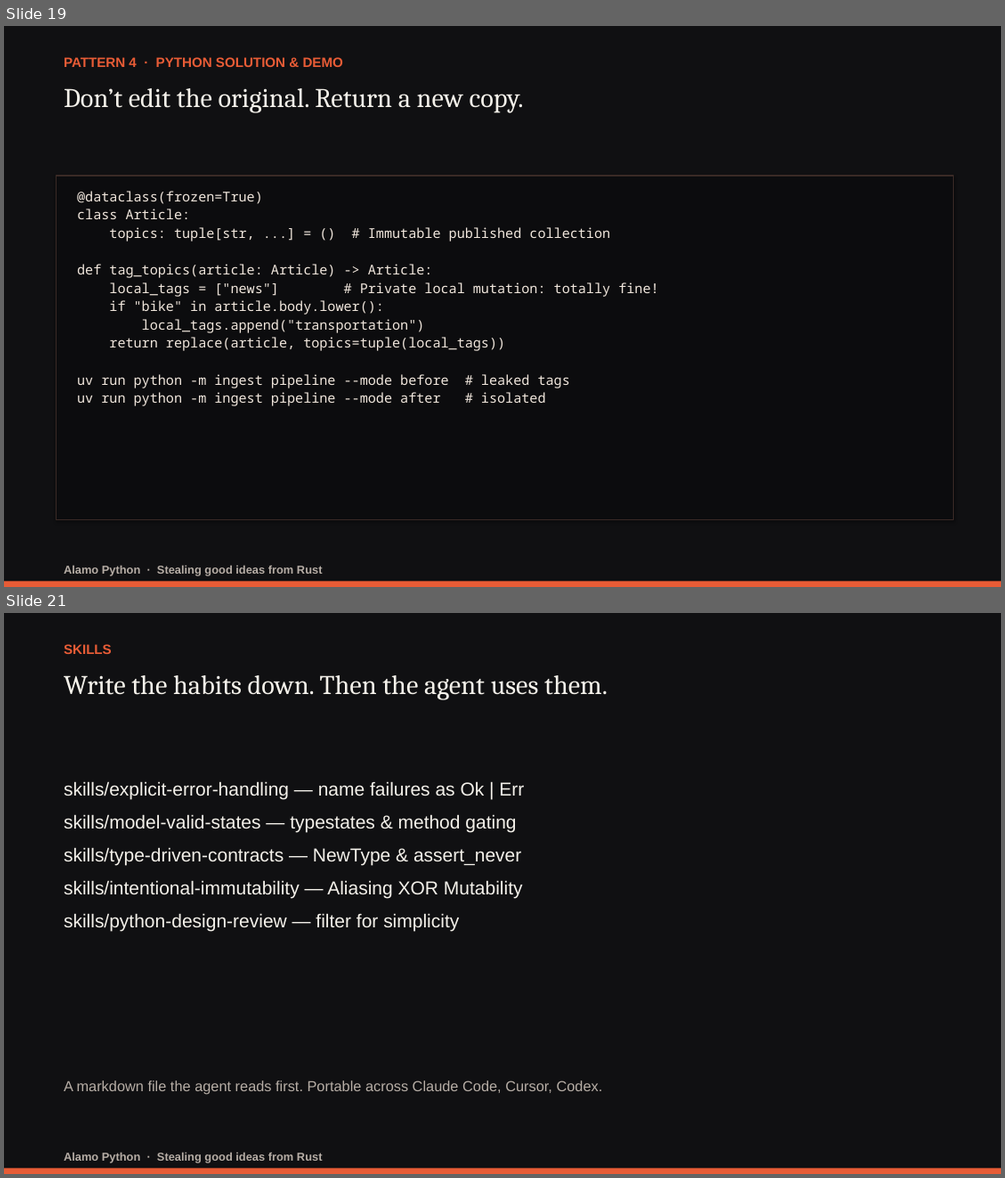
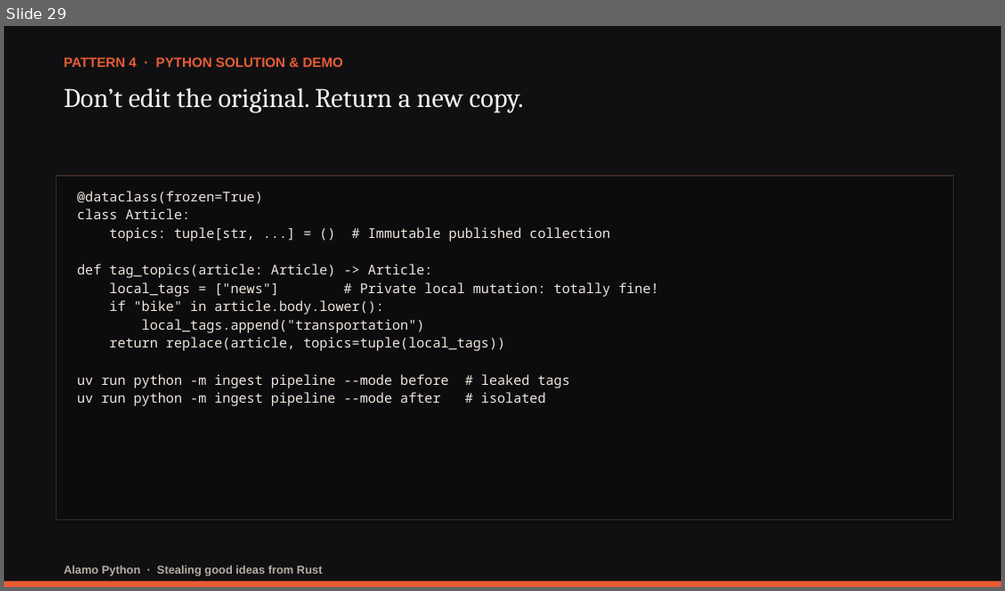
Before and after one commit to darwing1210/thinking-in-rust-writing-in-python, a slide deck: presentation/stealing-good-ideas-from-rust.pptx. Shown one above the other, each under a label of ours: slides 19 and 21 before the commit, slide 29 after it; the slides between them are not shown. The pictures are 1005x1178 and 1005x591 pixels, drawn with LibreOffice and Linux fonts; fonts in the diff are those of the drawing. Boxes give left, top, right and bottom in pixels: in the first picture for what was removed or moved away, otherwise in the second. Text is boxed around its words. In the diff, an @@ line names an element or a change of style, - is before the commit and + after.

Commit message:
Finalize Rust talk deck and script

```diff
--- a/presentation/stealing-good-ideas-from-rust.pptx
+++ b/presentation/stealing-good-ideas-from-rust.pptx
@@ slide 21 removed at (4,613,1001,1174), background #101012 @@
@@ text removed at (64,644,112,654) @@
-SKILLS
@@ text removed at (64,675,607,700) @@
-Write the habits down. Then the agent uses them.
@@ text removed at (64,781,524,931) @@
-skills/explicit-error-handling — name failures as Ok | Err
-skills/model-valid-states — typestates & method gating
-skills/type-driven-contracts — NewType & assert_never
-skills/intentional-immutability — Aliasing XOR Mutability
-skills/python-design-review — filter for simplicity
@@ text removed at (64,1080,603,1094) @@
-A markdown file the agent reads first. Portable across Claude Code, Cursor, Codex.
@@ rectangle removed at (4,1167,1001,1174) @@
@@ text removed at (64,1151,323,1162) @@
-Alamo Python · Stealing good ideas from Rust
@@ what was slide 19 is now slide 29 @@
```
Also in this commit, not shown: 7 slides changed, 12 slides added, 18 other files.
